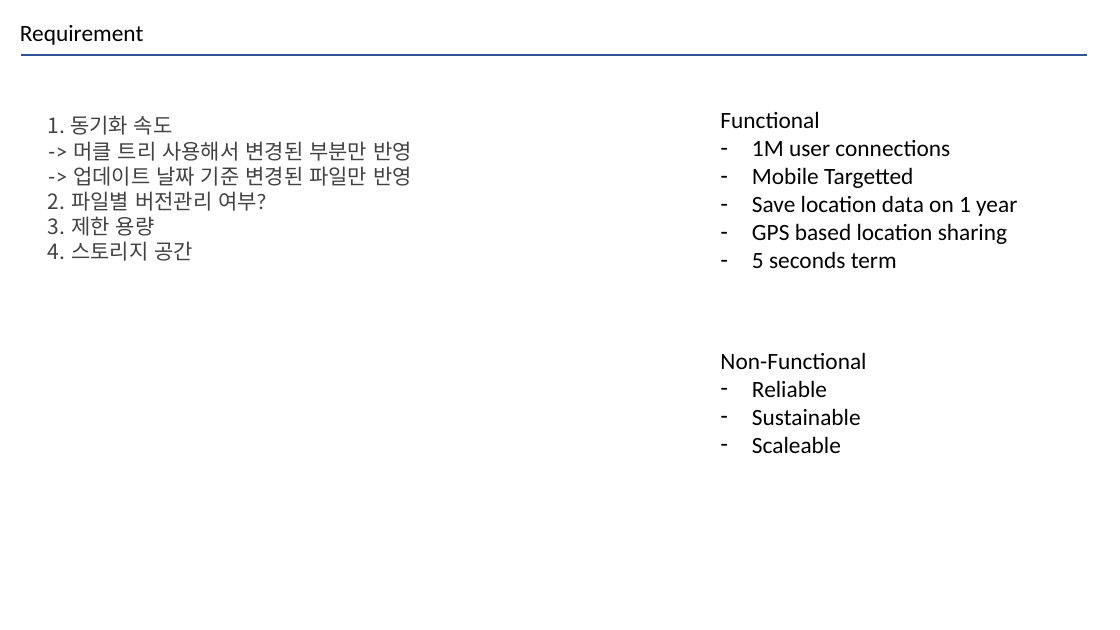
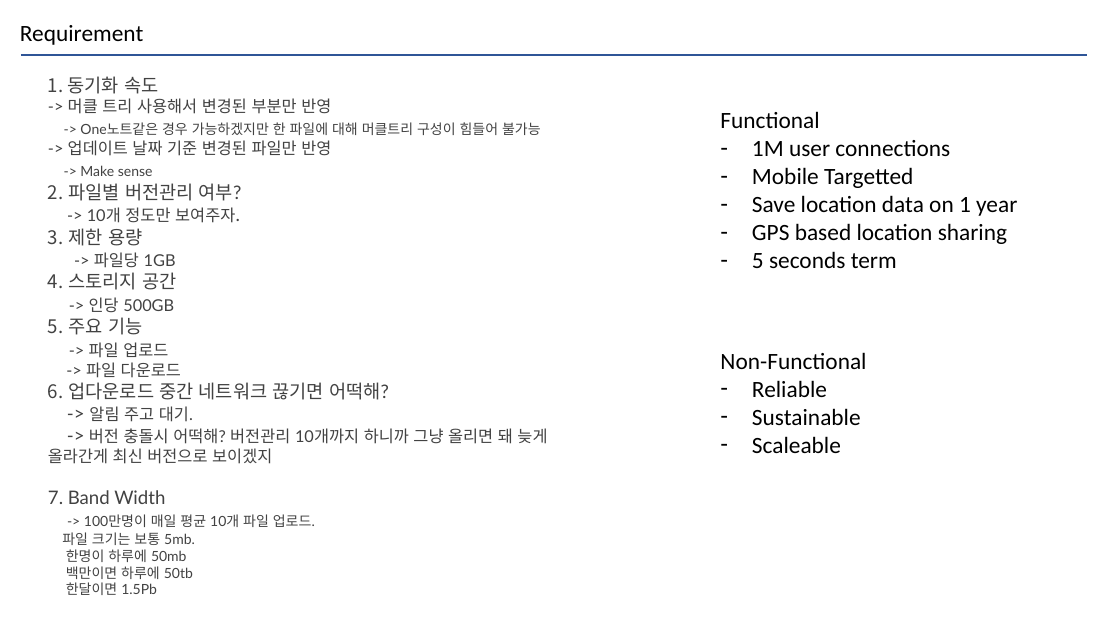
Before and after one commit to Joel-Hwang/leetcode, a slide deck: slide 2 of CloudStorage.pptx. Drawn at 1120x630 pixels with LibreOffice and Linux fonts; fonts in the diff are those of the drawing. Boxes give left, top, right and bottom in pixels: in the first picture for what was removed or moved away, otherwise in the second. Text is boxed around its words. In the diff, an @@ line names an element or a change of style, - is before the commit and + after.

Commit message:
cs

```diff
--- a/CloudStorage.pptx
+++ b/CloudStorage.pptx
@@ text at bbox=[48, 76, 547, 595]: text changed; size 18 to 14 pt @@
-1. 동기화 속도
-   -> 머클 트리 사용해서 변경된 부분만 반영
-   -> 업데이트 날짜 기준 변경된 파일만 반영
-2. 파일별 버전관리 여부?
-3. 제한 용량
-4. 스토리지 공간
+1. 동기화 속도
+   -> 머클 트리 사용해서 변경된 부분만 반영
+   -> One노트같은 경우 가능하겠지만 한 파일에 대해 머클트리 구성이 힘들어 불가능
+   -> 업데이트 날짜 기준 변경된 파일만 반영
+   -> Make sense
+2. 파일별 버전관리 여부?
+   -> 10개 정도만 보여주자.
+3. 제한 용량
+   -> 파일당 1GB
+4. 스토리지 공간
+   -> 인당 500GB
+5. 주요 기능
+   -> 파일 업로드
+   -> 파일 다운로드
+6. 업다운로드 중간 네트워크 끊기면 어떡해?
+   -> 알림 주고 대기.
+   -> 버전 충돌시 어떡해? 버전관리 10개까지 하니까 그냥 올리면 돼 늦게 올라간게 최신 버전으로 보이겠지
+7. Band Width
+-> 100만명이 매일 평균 10개 파일 업로드.
+파일 크기는 보통 5mb.
+한명이 하루에 50mb
+백만이면 하루에 50tb
+한달이면 1.5Pb
```
Also in this commit, not shown: 1 other slide changed, 1 slide added.
